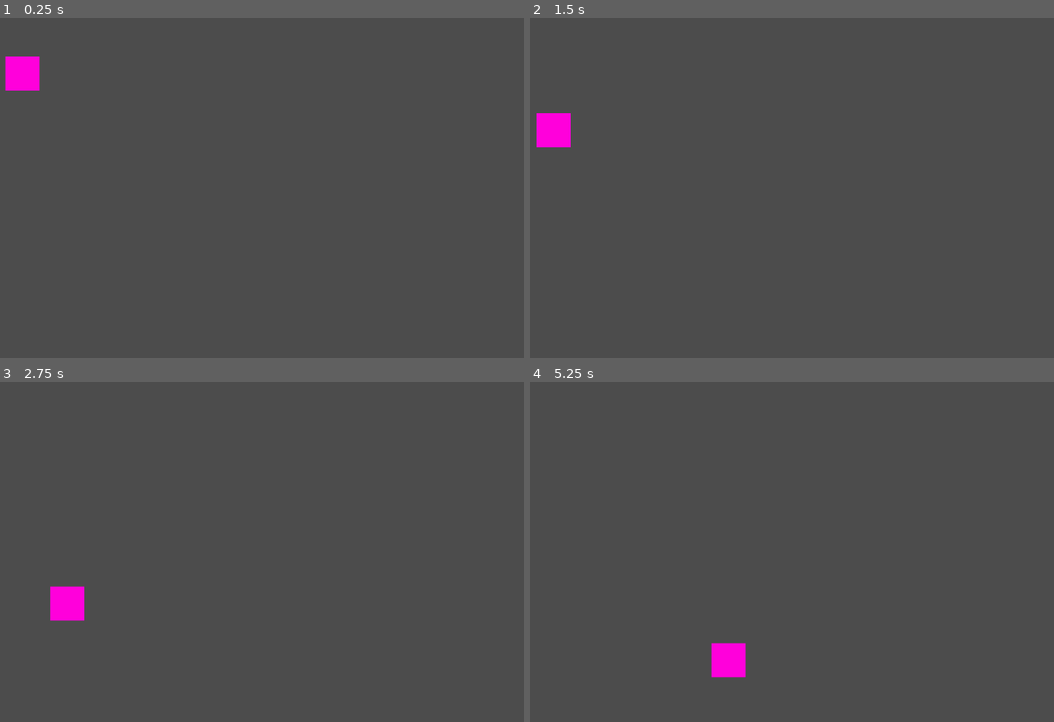
Above: before the commit, frames 1-4 (two rows, left to right).
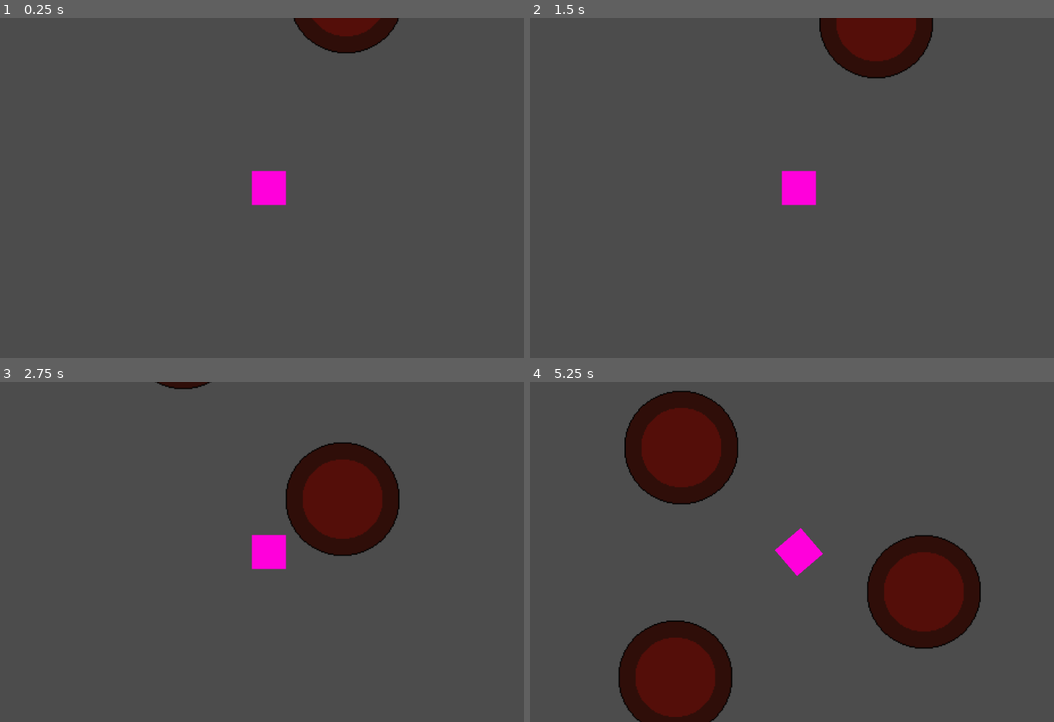
Above: after the commit, the same moments.

Repository: duiliofelix/GravityField
Game: Godot game, scene res://Scenes/MainScenes.tscn
The game is run twice, just before and just after one commit, with the same random seed, the same clock (stepped at 60 frames per second) and the same inputs.
Inputs:
- Up to frame 1 (0.25 s): no input
- Up to frame 2 (1.5 s): hold Space 0.53-1.28 s; tap Space at 1.35 s
- Up to frame 3 (2.75 s): tap Space at 1.52, 1.82 s; hold Space from 2.03 s (still down)
- Up to frame 4 (5.25 s): release Space at 2.78 s; tap Space at 2.85, 3.02, 3.32, 4.35, 4.52, 4.82 s; hold Space 3.53-4.28 s; hold Space from 5.03 s (still down)

The runs differ from the first frame. In frame 1, 2.9% of the frame differs, in the area x 0-77%, y 0-56%; in frame 2, 4.5%; in frame 3, 7.3%; in frame 4, 18%, in the area x 16-86%, y 2-100%.

Commit message:
Adding movement and camera

Diff:
--- a/Actors/GravityField.tscn
+++ b/Actors/GravityField.tscn
@@ -1,7 +1,12 @@
-[gd_scene load_steps=2 format=2]
+[gd_scene load_steps=4 format=2]
+
+[ext_resource path="res://Assets/Planet.png" type="Texture" id=1]
 
 [sub_resource type="CircleShape2D" id=1]
 radius = 200.0
+
+[sub_resource type="CircleShape2D" id=2]
+radius = 100.0
 
 [node name="GravityField" type="Area2D"]
 space_override = 3
@@ -10,3 +15,11 @@
 
 [node name="CollisionShape2D" type="CollisionShape2D" parent="."]
 shape = SubResource( 1 )
+
+[node name="PlanetBody" type="StaticBody2D" parent="."]
+
+[node name="Planet" type="Sprite" parent="PlanetBody"]
+texture = ExtResource( 1 )
+
+[node name="CollisionShape2D" type="CollisionShape2D" parent="PlanetBody"]
+shape = SubResource( 2 )
--- a/Actors/Rocket.tscn
+++ b/Actors/Rocket.tscn
@@ -1,14 +1,19 @@
-[gd_scene load_steps=3 format=2]
+[gd_scene load_steps=4 format=2]
 
-[ext_resource path="res://Assets/Rocket.png" type="Texture" id=1]
+[ext_resource path="res://Scripts/Rocket.gd" type="Script" id=1]
+[ext_resource path="res://Assets/Rocket.png" type="Texture" id=2]
 
 [sub_resource type="RectangleShape2D" id=1]
 extents = Vector2( 30, 30 )
 
 [node name="Rocket" type="RigidBody2D"]
+script = ExtResource( 1 )
 
 [node name="Sprite" type="Sprite" parent="."]
-texture = ExtResource( 1 )
+texture = ExtResource( 2 )
 
 [node name="CollisionShape2D" type="CollisionShape2D" parent="."]
 shape = SubResource( 1 )
+
+[node name="Camera2D" type="Camera2D" parent="."]
+current = true
--- a/Scenes/MainScenes.tscn
+++ b/Scenes/MainScenes.tscn
@@ -6,7 +6,19 @@
 [node name="Node2D" type="Node2D"]
 
 [node name="Rocket" parent="." instance=ExtResource( 1 )]
-position = Vector2( 78, 95 )
+position = Vector2( 358.591, 534.258 )
 
 [node name="GravityField" parent="." instance=ExtResource( 2 )]
-position = Vector2( 227.569, 356.317 )
+position = Vector2( 494.798, 197.65 )
+
+[node name="GravityField2" parent="." instance=ExtResource( 2 )]
+position = Vector2( 214.221, -96.5598 )
+
+[node name="GravityField3" parent="." instance=ExtResource( 2 )]
+position = Vector2( 651.894, -247.234 )
+
+[node name="GravityField4" parent="." instance=ExtResource( 2 )]
+position = Vector2( 224.651, -501.891 )
+
+[node name="GravityField5" parent="." instance=ExtResource( 2 )]
+position = Vector2( 650.06, -783.83 )
--- /dev/null
+++ b/Scripts/Rocket.gd
@@ -0,0 +1,8 @@
+extends RigidBody2D
+
+func _ready():
+	self.add_central_force(Vector2(0, -30))
+
+func _input(event):
+	if Input.is_key_pressed(KEY_SPACE):
+		self.add_central_force(Vector2(0, -30))
--- a/project.godot
+++ b/project.godot
@@ -19,6 +19,11 @@
 run/main_scene="res://Scenes/MainScenes.tscn"
 config/icon="res://icon.png"
 
+[physics]
+
+2d/default_gravity=0
+2d/default_gravity_vector=Vector2( 0, 0 )
+
 [rendering]
 
 environment/default_environment="res://default_env.tres"
Binary file added: Assets/Planet.png
Not shown, added: Assets/Planet.png.import
